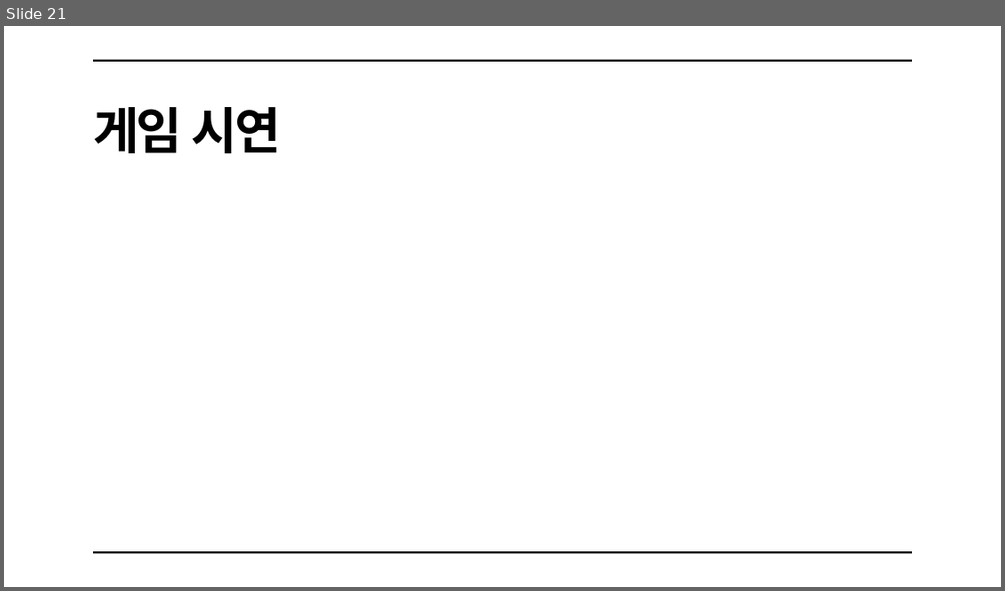
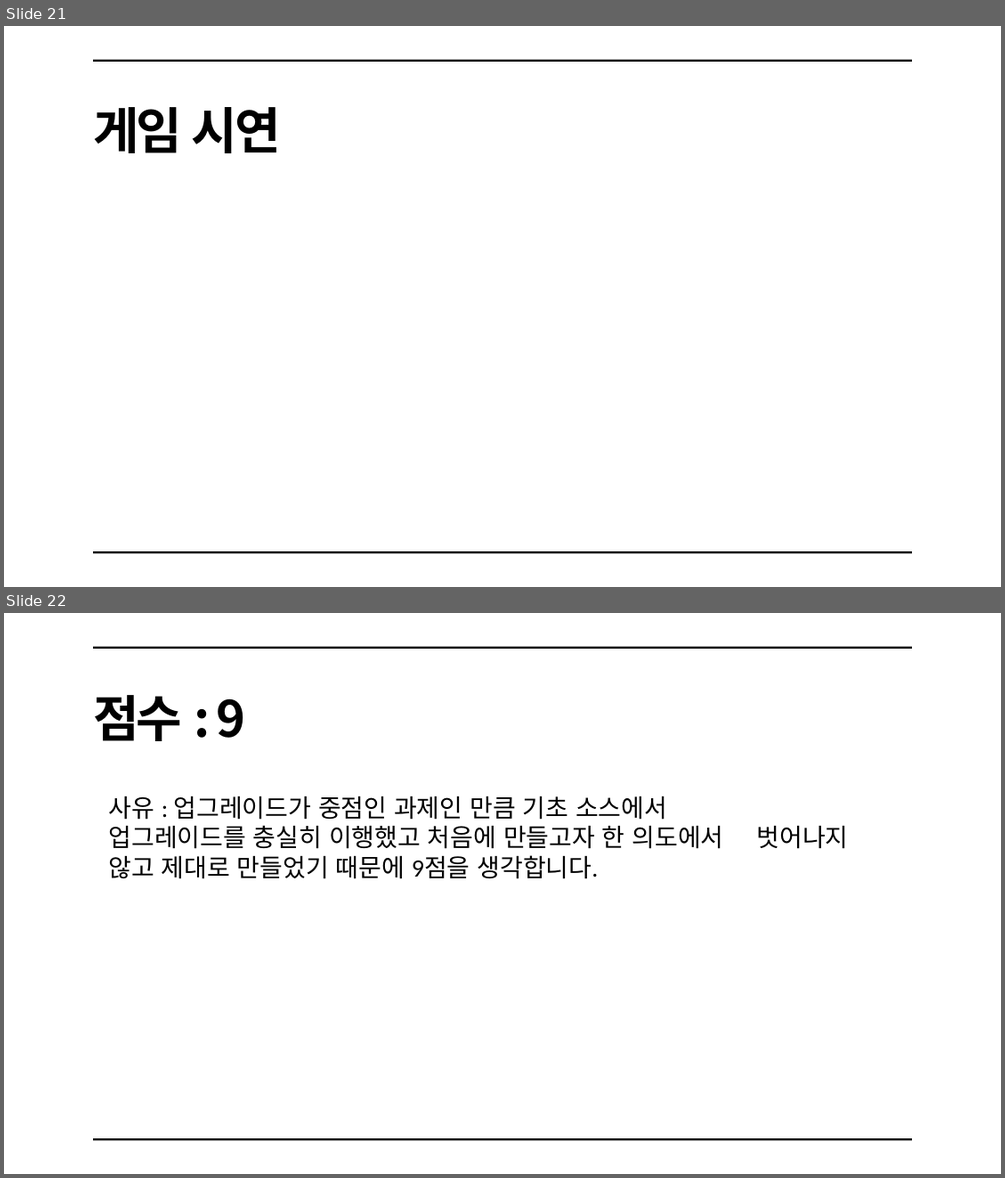
Before and after one commit to qkrtkdals962/gamp, a slide deck: 게임프로그래밍.pptx. Shown one above the other, each under a label of ours: slide 21 before the commit, slides 21 and 22 after it. The pictures are 1005x591 and 1005x1178 pixels, drawn with LibreOffice and Linux fonts; fonts in the diff are those of the drawing. Boxes give left, top, right and bottom in pixels: in the first picture for what was removed or moved away, otherwise in the second. Text is boxed around its words. In the diff, an @@ line names an element or a change of style, - is before the commit and + after.

Commit message:
ppt&pdf점수추가

```diff
--- a/게임프로그래밍.pptx
+++ b/게임프로그래밍.pptx
@@ slide 22 added at box(4, 613, 1001, 1174), background #FFFFFF @@
@@ line added from (93, 648) to (912, 648), #000000 3 pt @@
@@ text added at box(93, 695, 246, 741), 72 pt, text #000000, bold @@
+점수 : 9
@@ text added at box(109, 796, 724, 879), 36 pt, text #000000 @@
+사유 : 업그레이드가 중점인 과제인 만큼 기초 소스에서 업그레이드를 충실히 이행했고 처음에 만들고자 한 의도에서 벗어나지 않고 제대로 만들었기 때문에 9점을 생각합니다.
@@ line added from (93, 1139) to (912, 1139), #000000 3 pt @@
```
Also in this commit, not shown: 1 other file.
